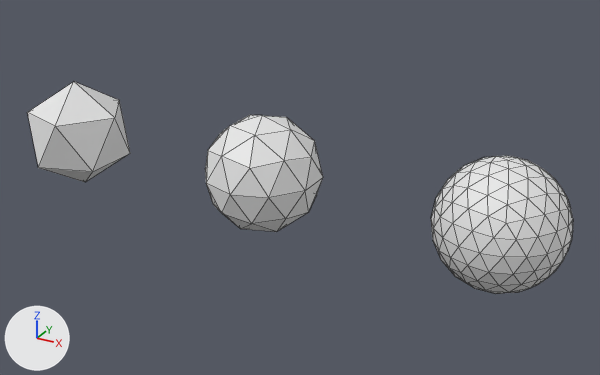
What one commit did to the Blender file Terrahedra/Raw Assets/planet/planetoids_ico.blend.
Camera for both pictures: a 50 mm camera at (5.33, -5.43, 2.66) aimed at (2.29, 0.09, -0.11). Lighting does not change. The marker at lower left points along +X, +Y and +Z. Mesh edges are drawn as thin lines.

In view in the first picture: 'ico1', 'ico2', 'ico3'.
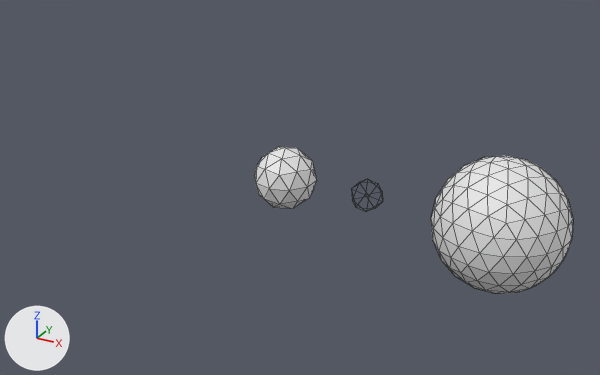
The newer file is also rescaled (x10.31), turned or shifted as a whole; pictures and numbers use the older file's frame.

Changed parts and their boxes (x1, y1, x2, y2) in the pictures (600 x 375 px):
'ico2', mesh turned
    before: (205, 115, 323, 232)
    after: (254, 147, 317, 209)
'ico1', mesh turned, surface changed (not visible afterwards)
    before: (27, 82, 130, 182)

Patch to the scene script:
```diff
--- a/Terrahedra/Raw Assets/planet/planetoids_ico.blend.py
+++ b/Terrahedra/Raw Assets/planet/planetoids_ico.blend.py
@@ me_icosphere_001 @@
 me_icosphere_001.from_pydata(...)  # 42 vertices, 80 faces; spans x -0.476..0.476, y -0.5..0.5, z -0.5..0.5
 # used by ob_ico2; location = (2.0, 0.0, 0.0)
+# me_icosphere_001 part 1: the whole mesh is turned 180 degrees about the y axis through its middle and scaled by 0.521, then moved by (0.21, 0.0, 0.0)
@@ me_icosphere @@
 me_icosphere.from_pydata(...)  # 12 vertices, 20 faces; spans x -0.447..0.447, y -0.425..0.425, z -0.5..0.5
 # used by ob_ico1; location = (0.0, 0.0, 0.0)
+# me_icosphere part 2: the whole mesh is turned 180 degrees about the y axis through its middle and scaled by 0.28, then moved by (2.941, 0.0, 0.0)
@@ ob_ico1 @@
 ob_ico1.location = (0.0, 0.0, 0.0)
+ob_ico1.show_instancer_for_render = False
+ob_ico1.instance_type = 'FACES'
```
